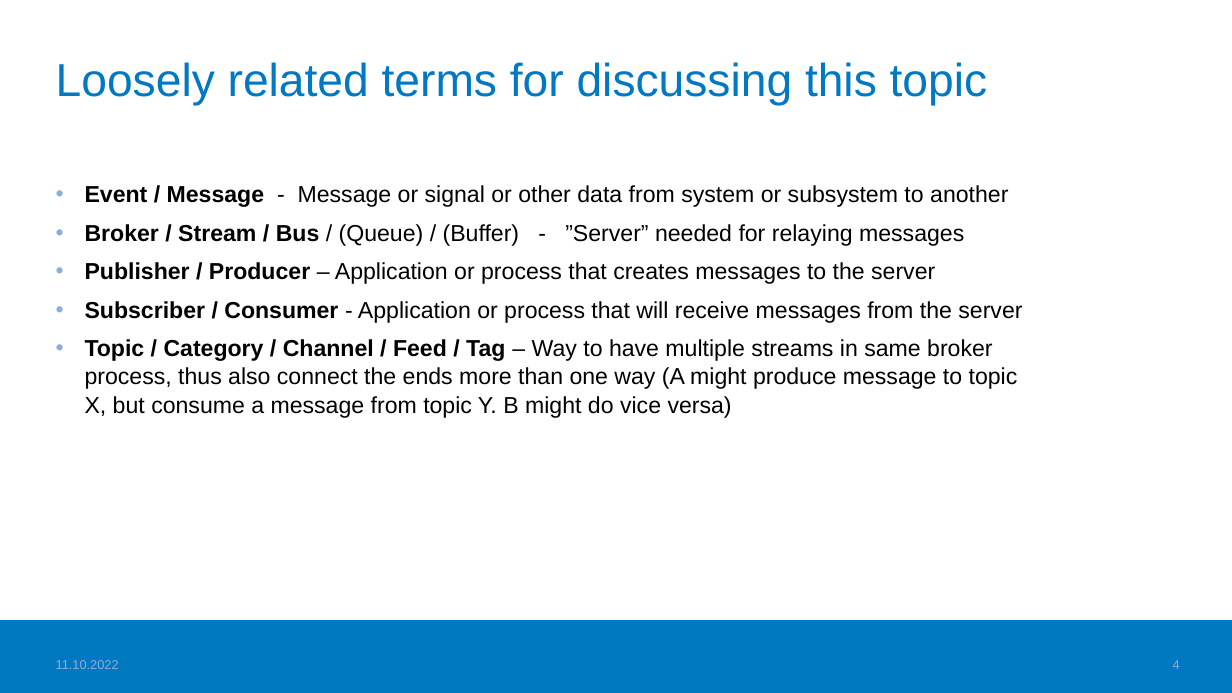
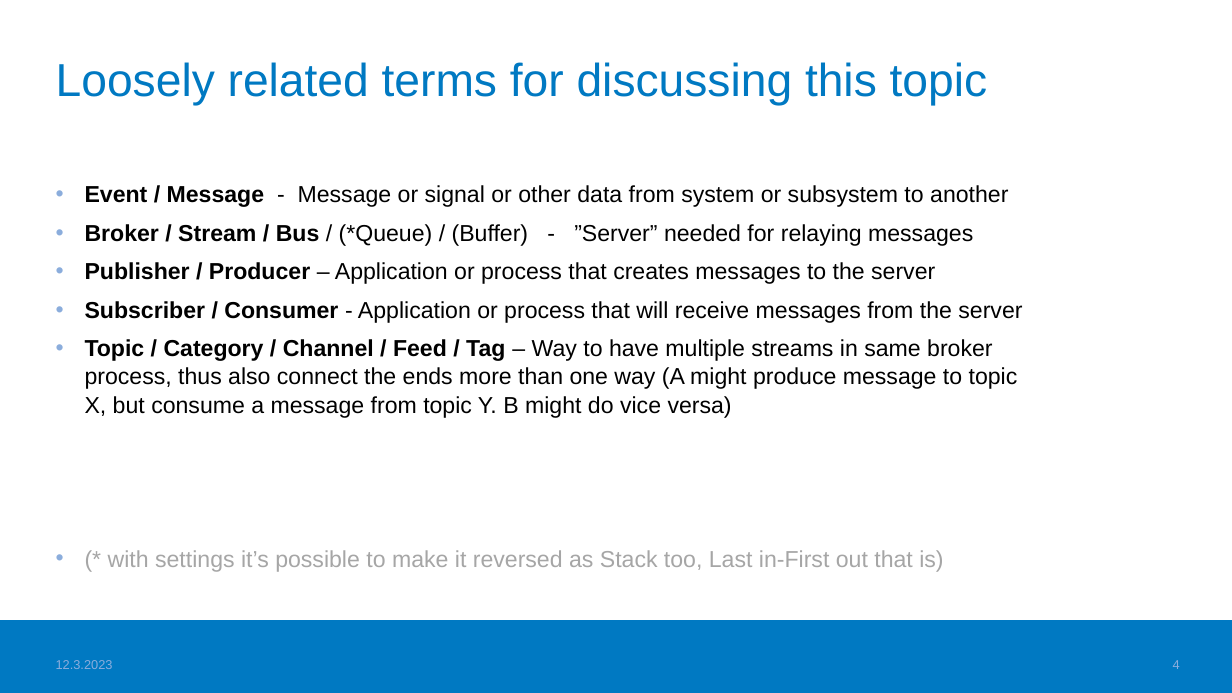
Before and after one commit to haagahelia/ohke-teknologiat, a slide deck: slide 4 of 06_ohjelmistoarkkitehtuurit_ja_patternit/ApacheKafka_DistributedEventStreamOrBroker.pptx. Drawn at 1232x693 pixels with LibreOffice and Linux fonts; fonts in the diff are those of the drawing; background and template pictures are left out. Boxes give left, top, right and bottom in pixels: in the first picture for what was removed or moved away, otherwise in the second. Text is boxed around its words. In the diff, an @@ line names an element or a change of style, - is before the commit and + after.

```diff
--- a/06_ohjelmistoarkkitehtuurit_ja_patternit/ApacheKafka_DistributedEventStreamOrBroker.pptx
+++ b/06_ohjelmistoarkkitehtuurit_ja_patternit/ApacheKafka_DistributedEventStreamOrBroker.pptx
@@ text at [85, 224, 973, 246]: text changed @@
-• Broker / Stream / Bus / (Queue) / (Buffer) - ”Server” needed for relaying messages
+• Broker / Stream / Bus / (*Queue) / (Buffer) - ”Server” needed for relaying messages
@@ text at [108, 550, 943, 572]: paragraph added @@
+• (* with settings it’s possible to make it reversed as Stack too, Last in-First out that is)
@@ text at [56, 660, 113, 669]: text changed @@
-11.10.2022
+12.3.2023
```
Also in this commit, not shown: 9 other slides changed, 25 other files.
